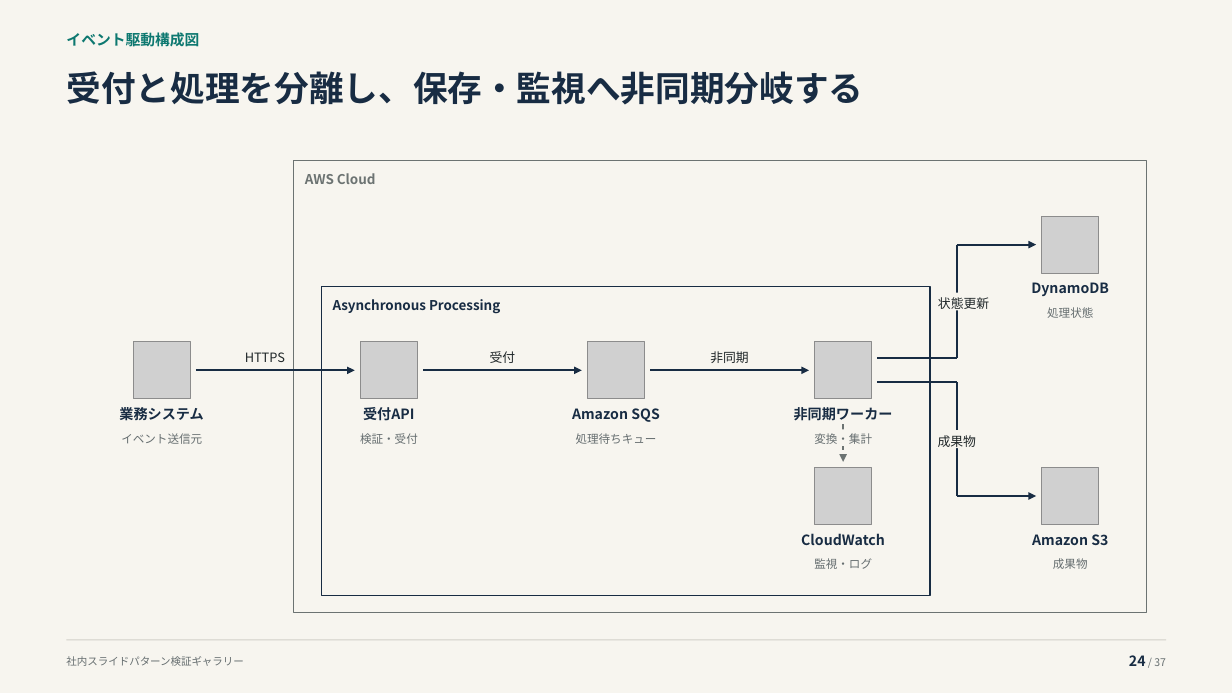
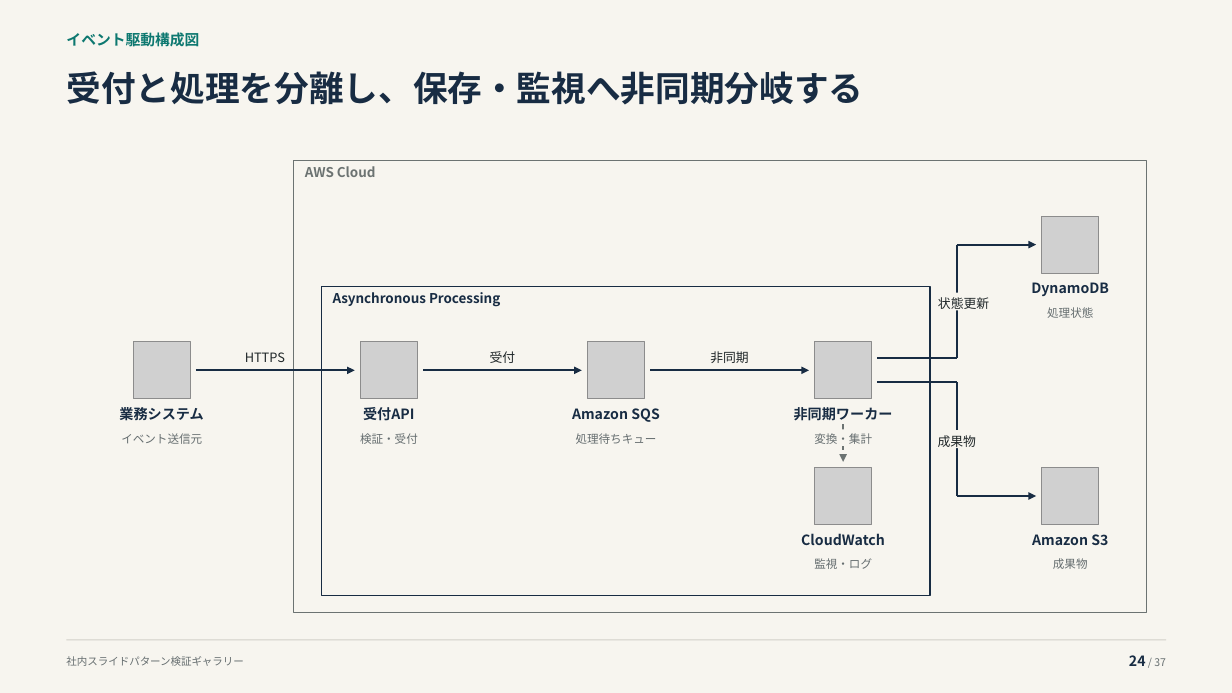
Before and after one commit to thinas1115/pptxdsl, a slide deck: slide 24 of examples/gallery/pattern_gallery.pptx. Drawn at 1232x693 pixels with LibreOffice and Linux fonts; fonts in the diff are those of the drawing; grey boxes stand for pictures. Boxes give left, top, right and bottom in pixels: in the first picture for what was removed or moved away, otherwise in the second. Text is boxed around its words. In the diff, an @@ line names an element or a change of style, - is before the commit and + after.

```diff
--- a/examples/gallery/pattern_gallery.pptx
+++ b/examples/gallery/pattern_gallery.pptx
@@ text "AWS Cloud" at <box>305,166,376,177</box>: line spacing 1.3 to 1.1 @@
@@ text "Asynchronous Processing" at <box>333,292,500,307</box>: line spacing 1.3 to 1.1 @@
```
Also in this commit, not shown: 3 other slides changed, 3 other files.
